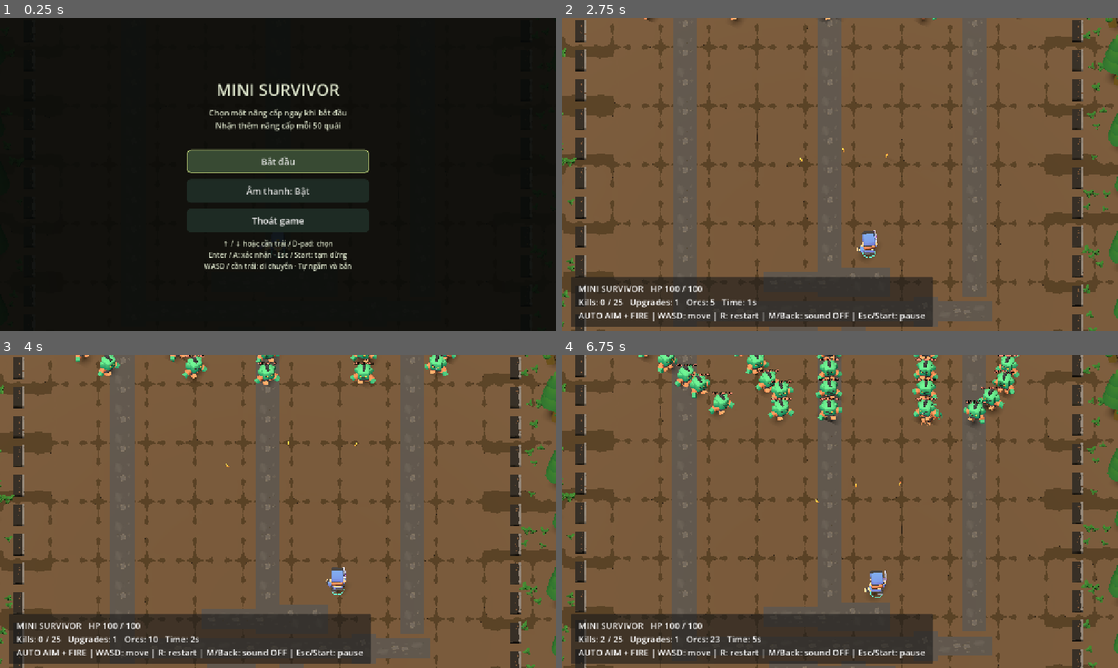
Above: before the commit, frames 1-4 (two rows, left to right).
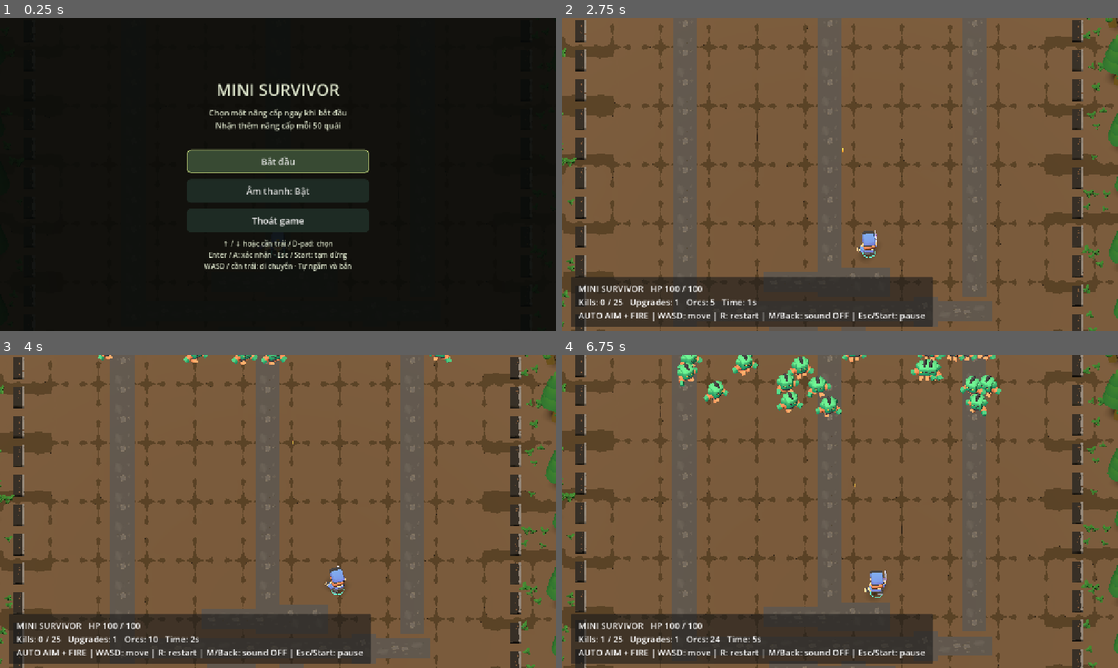
Above: after the commit, the same moments.

Repository: theduykh/mini-survivor
Game: Godot game, scene res://scenes/world.tscn
The game is run twice, just before and just after one commit, with the same random seed, the same clock (stepped at 60 frames per second) and the same inputs. Sound files missing from this copy of the repository are replaced by a short silence.
Inputs (mouse positions are in pixels of both pictures, inside the frame that each line leads up to):
- Up to frame 1 (0.25 s): no input
- Up to frame 2 (2.75 s): click "Bắt đầu" at 0.5 s; click (706, 183) at 1.25 s, where only the run before the commit has a clickable "1 • W Đạn chéo Thêm 2 viên bắ…"; tap Enter at 2 s; move the mouse to (962, 158) at 2.02 s; hold D (move_right) from 2.03 s (still down); hold M (toggle_audio) from 2.03 s (still down); click (962, 158) at 2.17 s; tap Space at 2.27 s
- Up to frame 3 (4 s): release D (move_right) at 2.75 s; release M (toggle_audio) at 2.75 s; drag from (166, 527) to (250, 574) at 2.77 s; move the mouse to (333, 442) at 3.52 s; hold D (move_right) from 3.53 s (still down); tap Keypad Enter at 3.6 s
- Up to frame 4 (6.75 s): release D (move_right) at 4.25 s; drag from (812, 574) to (673, 464) at 4.27 s; move the mouse to (1006, 558) at 5.02 s; hold A (move_left) 5.03-5.75 s; tap 3 at 5.1 s; tap Space at 5.27 s; drag from (673, 464) to (756, 433) at 5.77 s; move the mouse to (867, 511) at 6.52 s; hold S (move_back) from 6.53 s (still down); tap Enter at 6.6 s; click (867, 511) at 6.67 s

The runs differ from the first frame. In frame 2, less than 0.1% of the frame differs, in the area x 14-82%, y 0-76%; in frame 3, 1.6%; in frame 4, 5.0%, in the area x 6-83%, y 0-92%.

Commit message:
feat: implement survivor core gameplay, enemies, spawners, and world scenes

Diff:
--- a/scenes/enemy.tscn
+++ b/scenes/enemy.tscn
@@ -10,7 +10,7 @@
 
 [node name="Orc" type="CharacterBody3D"]
 collision_layer = 2
-collision_mask = 7
+collision_mask = 5
 platform_floor_layers = 1
 floor_snap_length = 0.2
 script = ExtResource("1")
@@ -23,6 +23,7 @@
 scale = Vector3(3, 3, 3)
 
 [node name="Health" type="Label3D" parent="."]
+visible = false
 position = Vector3(0, 2.7, 0)
 billboard = 1
 font_size = 40
--- a/scenes/spawner.tscn
+++ b/scenes/spawner.tscn
@@ -1,21 +1,9 @@
-[gd_scene load_steps=3 format=3]
+[gd_scene load_steps=2 format=3]
 
 [ext_resource type="Script" path="res://scripts/spawner.gd" id="1"]
-[ext_resource type="PackedScene" path="res://assets/models/kenney/mini-dungeon/Models/GLB format/wall-opening.glb" id="2"]
 
 [node name="OrcGate" type="Node3D"]
 script = ExtResource("1")
 
-[node name="Gate" parent="." instance=ExtResource("2")]
-scale = Vector3(3.5, 3.5, 3.5)
-
 [node name="SpawnPoint" type="Marker3D" parent="."]
 position = Vector3(0, 0.1, 2.0)
-
-[node name="Label" type="Label3D" parent="."]
-position = Vector3(0, 4, 0)
-billboard = 1
-font_size = 40
-pixel_size = 0.006
-modulate = Color(1, 0.7, 0.35, 1)
-text = "ORC GATE"
--- a/scenes/world.tscn
+++ b/scenes/world.tscn
@@ -23,16 +23,16 @@
 
 [sub_resource type="BoxMesh" id="GroundMesh"]
 material = SubResource("GroundMaterial")
-size = Vector3(64, 1, 96)
+size = Vector3(64, 1, 192)
 
 [sub_resource type="BoxShape3D" id="GroundShape"]
-size = Vector3(64, 1, 96)
+size = Vector3(64, 1, 192)
 
 [sub_resource type="BoxShape3D" id="BoundaryShape"]
 size = Vector3(40, 4, 0.5)
 
 [sub_resource type="BoxShape3D" id="SideBoundaryShape"]
-size = Vector3(60, 4, 0.5)
+size = Vector3(120, 4, 0.5)
 
 [node name="World" type="Node3D"]
 script = ExtResource("1_world")
@@ -60,11 +60,11 @@
 [node name="Boundaries" type="StaticBody3D" parent="."]
 
 [node name="North" type="CollisionShape3D" parent="Boundaries"]
-position = Vector3(0, 1, -30)
+position = Vector3(0, 1, -60)
 shape = SubResource("BoundaryShape")
 
 [node name="South" type="CollisionShape3D" parent="Boundaries"]
-position = Vector3(0, 1, 30)
+position = Vector3(0, 1, 60)
 shape = SubResource("BoundaryShape")
 
 [node name="East" type="CollisionShape3D" parent="Boundaries"]
--- a/scripts/enemy.gd
+++ b/scripts/enemy.gd
@@ -22,6 +22,9 @@
 
 func _ready() -> void:
 	health = max_health
+	$Health.hide()
+	for mesh in $Model.find_children("*", "GeometryInstance3D", true, false):
+		(mesh as GeometryInstance3D).cast_shadow = GeometryInstance3D.SHADOW_CASTING_SETTING_OFF
 	add_to_group("enemies")
 	_animation = $Model.find_children("*", "AnimationPlayer", true, false)[0] as AnimationPlayer
 	for name in _animation.get_animation_library_list():
@@ -52,12 +55,11 @@
 			if distance <= attack_range + 0.2 and _can_reach_player():
 				player.take_damage(damage)
 	var direction := Vector3.ZERO
-	if distance <= attack_range and _can_reach_player():
-		if _attack_cooldown <= 0.0001:
-			_attack_cooldown = attack_interval
-			_windup = attack_windup
-			_attack_lock = 0.55
-			_play(&"attack-melee-right", true)
+	if distance <= attack_range and _attack_cooldown <= 0.0001 and _can_reach_player():
+		_attack_cooldown = attack_interval
+		_windup = attack_windup
+		_attack_lock = 0.55
+		_play(&"attack-melee-right", true)
 	elif _attack_lock <= 0.0:
 		direction = _chase_direction(delta)
 		_play(&"walk")
@@ -71,18 +73,12 @@
 		velocity.y = 0.0
 	move_and_slide()
 
-func _chase_direction(delta: float) -> Vector3:
-	_path_timer -= delta
-	if _path_timer <= 0.0:
-		_path_timer = 0.4
-		_path = arena.get_chase_path(global_position, player.global_position)
-		_waypoint = 0
-	while _waypoint < _path.size():
-		var offset := _path[_waypoint] - global_position
-		offset.y = 0.0
-		if offset.length() > 0.18:
-			return offset.normalized()
-		_waypoint += 1
+func _chase_direction(_delta: float) -> Vector3:
+	var toward := player.global_position - global_position
+	toward.y = 0.0
+	var len_sq := toward.length_squared()
+	if len_sq > 0.01:
+		return toward / sqrt(len_sq)
 	return Vector3.ZERO
 
 func _can_reach_player() -> bool:
--- a/scripts/player.gd
+++ b/scripts/player.gd
@@ -34,6 +34,7 @@
 var _weapon: Node3D
 var _armed_clips: Dictionary = {}
 var current_target: CharacterBody3D
+var _aim_timer: float = 0.0
 
 @onready var visual: Node3D = $Visual
 @onready var model_slot: Node3D = $Visual/ModelSlot
@@ -170,10 +171,23 @@
 		_update_animation(Vector2(real_velocity.x, real_velocity.z).length())
 
 func _aim_nearest_enemy() -> void:
+	_aim_timer -= get_physics_process_delta_time()
+	var shot_range_sq: float = _weapon.shot_range * _weapon.shot_range
+	if is_instance_valid(current_target) and not current_target.is_queued_for_deletion() and current_target.health > 0:
+		var current_diff := current_target.global_position - global_position
+		if Vector2(current_diff.x, current_diff.z).length_squared() <= shot_range_sq:
+			if _aim_timer > 0.0:
+				_weapon.target = current_target
+				_weapon.aim_point = current_target.global_position
+				_weapon.aiming = true
+				if Vector2(current_diff.x, current_diff.z).length() > 0.01:
+					visual.global_rotation.y = atan2(current_diff.x, current_diff.z)
+				return
+	_aim_timer = 0.08
 	_weapon.aiming = false
 	_weapon.target = null
 	current_target = null
-	var nearest_distance: float = _weapon.shot_range * _weapon.shot_range
+	var nearest_distance: float = shot_range_sq
 	for enemy in get_tree().get_nodes_in_group("enemies"):
 		if enemy.is_queued_for_deletion() or enemy.health <= 0:
 			continue
--- a/scripts/spawner.gd
+++ b/scripts/spawner.gd
@@ -3,12 +3,10 @@
 var arena: Node3D
 var spawned: int = 0
 
-func _ready() -> void:
-	$Label.text = "ORC GATE"
-
 func spawn_one() -> void:
 	if arena == null or not arena.running:
 		return
 	spawned += 1
-	var spread := global_basis.x * sin(float(spawned) * 2.4) * 0.35
-	arena.spawn_enemy($SpawnPoint.global_position + spread)
+	var random_x := randf_range(-18.0, 18.0)
+	var spawn_pos := Vector3(random_x, 0.1, -27.0)
+	arena.spawn_enemy(spawn_pos)
--- a/scripts/upgrades.gd
+++ b/scripts/upgrades.gd
@@ -2,14 +2,14 @@
 ## Inspired by Archero; these values are tuned for this prototype.
 const ALL := [
 	{"id": "attack", "title": "Cường hóa", "icon": "ATK", "description": "+30% sát thương mỗi viên đạn.\nCó thể cộng dồn.", "limit": 0},
-	{"id": "haste", "title": "Bắn nhanh", "icon": "SPD", "description": "+20% tốc độ bắn.\nTối đa 5 lần.", "limit": 5},
+	{"id": "haste", "title": "Bắn nhanh", "icon": "SPD", "description": "+20% tốc độ bắn.\nTối đa 10 lần.", "limit": 10},
 	{"id": "vitality", "title": "Sinh lực", "icon": "HP+", "description": "+25 máu tối đa và hồi 25 máu.\nCó thể cộng dồn.", "limit": 0},
-	{"id": "front", "title": "Đạn đôi", "icon": "II", "description": "Bắn 2 viên song song phía trước.\nMỗi viên giữ nguyên sát thương.", "limit": 1},
-	{"id": "burst", "title": "Liên thanh", "icon": "2x", "description": "Mỗi lượt bắn thêm một loạt\nsau 0,12 giây.", "limit": 1},
+	{"id": "front", "title": "Đạn đôi", "icon": "II", "description": "Thêm 1 viên đạn bắn thẳng.\nMỗi viên giữ nguyên sát thương. Tối đa 3 lần.", "limit": 3},
+	{"id": "burst", "title": "Liên thanh", "icon": "2x", "description": "Mỗi lượt bắn thêm một loạt đạn\nsau 0,12 giây. Tối đa 3 lần.", "limit": 3},
 	{"id": "diagonal", "title": "Đạn chéo", "icon": "W", "description": "Thêm 2 viên bắn chéo hai bên\nở góc 25 độ.", "limit": 1},
-	{"id": "piercing", "title": "Đạn xuyên", "icon": ">>>", "description": "Đạn xuyên thêm 1 quái.\nTối đa 2 lần; không xuyên tường.", "limit": 2},
-	{"id": "ricochet", "title": "Đạn nảy", "icon": "RICO", "description": "Đạn nảy thêm 1 lần sang quái\ntrong 8 đơn vị. Tối đa 2 lần.", "limit": 2},
-	{"id": "critical", "title": "Chí mạng", "icon": "CRIT", "description": "+20 điểm % chí mạng x2 sát thương.\nTối đa 80% cơ hội chí mạng.", "limit": 4},
+	{"id": "piercing", "title": "Đạn xuyên", "icon": ">>>", "description": "Đạn xuyên thêm 1 quái.\nTối đa 5 lần; không xuyên tường.", "limit": 5},
+	{"id": "ricochet", "title": "Đạn nảy", "icon": "RICO", "description": "Đạn nảy thêm 1 lần sang quái\ntrong 8 đơn vị. Tối đa 5 lần.", "limit": 5},
+	{"id": "critical", "title": "Chí mạng", "icon": "CRIT", "description": "+20 điểm % chí mạng x2 sát thương.\nTối đa 100% cơ hội chí mạng.", "limit": 5},
 	{"id": "vampire", "title": "Hấp thụ", "icon": "+HP", "description": "Hồi 2 máu mỗi khi hạ quái.\nCó thể cộng dồn.", "limit": 0},
 	{"id": "agility", "title": "Nhanh nhẹn", "icon": "MOVE", "description": "+15% tốc độ di chuyển.\nTối đa 3 lần.", "limit": 3},
 ]
@@ -17,6 +17,8 @@
 static func offers(levels: Dictionary) -> Array:
 	var available: Array = []
 	for entry in ALL:
+		if entry.id == "ricochet":
+			continue # Tạm thời ẩn skill đạn nảy
 		if entry.limit == 0 or levels.get(entry.id, 0) < entry.limit:
 			available.append(entry)
 	available.shuffle()
@@ -27,16 +29,16 @@
 	match id:
 		"attack": weapon.damage = int(ceil(weapon.damage * 1.3))
 		"haste":
-			weapon.shot_interval /= 1.2
+			weapon.shot_interval = maxf(0.05, weapon.shot_interval / 1.2)
 			weapon._cooldown = minf(weapon._cooldown, weapon.shot_interval)
 		"vitality":
 			player.max_health += 25
 			player.heal(25)
-		"front": weapon.front_projectiles = 2
-		"burst": weapon.burst_count = 2
+		"front": weapon.front_projectiles += 1
+		"burst": weapon.burst_count += 1
 		"diagonal": weapon.diagonal_shots = true
 		"piercing": weapon.pierce_count += 1
 		"ricochet": weapon.ricochet_count += 1
-		"critical": weapon.critical_chance = minf(0.8, weapon.critical_chance + 0.2)
+		"critical": weapon.critical_chance = minf(1.0, weapon.critical_chance + 0.2)
 		"agility": player.speed *= 1.15
 		# Vampire healing is applied by World on each kill.
--- a/scripts/world.gd
+++ b/scripts/world.gd
@@ -1,12 +1,13 @@
 extends Node3D
 
 @export var camera_offset := Vector3(0, 0, -8)
-@export var camera_map_bounds := Rect2(-24, -36, 48, 72)
+@export var camera_map_bounds := Rect2(-24, -66, 48, 132)
 @export var camera_view_size: float = 26.0
 @export_range(0.05, 0.8, 0.01) var controller_deadzone: float = 0.2
 @export var spawn_interval: float = 1.0
 @export var show_start_menu: bool = true
 static var skip_start_once: bool = false
+const MAX_ENEMIES: int = 500
 const KILL_MILESTONES: Array[int] = [
 	0,
 	25,
@@ -50,6 +51,7 @@
 var running: bool = true
 var kills: int = 0
 var elapsed: float = 0.0
+var _hud_timer: float = 0.0
 var _navigation := AStarGrid2D.new()
 
 @onready var player: CharacterBody3D = $Player
@@ -93,7 +95,10 @@
 	camera_rig.global_position = _clamp_camera(camera_rig.global_position.lerp(target, 1.0 - exp(-8.0 * delta)))
 	if running:
 		elapsed += delta
-	_update_hud()
+	_hud_timer -= delta
+	if _hud_timer <= 0.0:
+		_hud_timer = 0.1
+		_update_hud()
 
 func _physics_process(_delta: float) -> void:
 	if Input.is_action_just_pressed("reset_player"):
@@ -121,6 +126,8 @@
 
 func _spawn_next() -> void:
 	if not running or get_tree().paused:
+		return
+	if get_tree().get_nodes_in_group("enemies").size() >= MAX_ENEMIES:
 		return
 	for gate in $Spawners.get_children():
 		gate.spawn_one()
@@ -163,8 +170,6 @@
 	else:
 		_advance_milestone()
 	enemy_max_health += 20
-	for enemy in get_tree().get_nodes_in_group("enemies"):
-		enemy.increase_max_health(20)
 	_update_spawn_delay()
 	get_tree().paused = false
 	_update_hud()
@@ -201,7 +206,7 @@
 
 func _setup_navigation() -> void:
 	# The combat floor is open; scenery sits beyond the boundary.
-	_navigation.region = Rect2i(-19, -29, 39, 59)
+	_navigation.region = Rect2i(-19, -59, 39, 119)
 	_navigation.diagonal_mode = AStarGrid2D.DIAGONAL_MODE_ONLY_IF_NO_OBSTACLES
 	_navigation.update()
 
@@ -218,7 +223,7 @@
 	return path
 
 func _walkable_cell(point: Vector3) -> Vector2i:
-	var cell := Vector2i(clampi(roundi(point.x), -19, 19), clampi(roundi(point.z), -29, 29))
+	var cell := Vector2i(clampi(roundi(point.x), -19, 19), clampi(roundi(point.z), -59, 59))
 	if not _navigation.is_point_solid(cell):
 		return cell
 	for radius in range(1, 6):
--- a/tests/balance_smoke.gd
+++ b/tests/balance_smoke.gd
@@ -26,6 +26,7 @@
 	var orc = get_nodes_in_group("enemies")[0]
 	orc.set_physics_process(false)
 	check(orc.health == 120 and orc.max_health == 120, "Spawned orcs use upgraded HP")
+	check(not orc.get_node("Health").visible, "Orc health label is hidden")
 	orc.take_damage(30)
 	world.get_node("SpawnTimer").stop()
 	var test_milestones := [25, 50, 75, 100, 150, 200, 250, 300]
@@ -39,15 +40,15 @@
 		check(paused and menu.active, "Reward opens at %d kills" % milestone)
 		menu.choose(0)
 		check(world.next_upgrade_kills == test_next[idx], "Next reward matches milestone progression")
-		check(orc.max_health == world.enemy_max_health and orc.health == orc.max_health - 30, "Alive enemies gain twenty HP without erasing prior damage")
+		check(orc.max_health == 120 and orc.health == 90, "Alive enemies retain HP without scaling on upgrade")
 		check(world.enemy_max_health == 100 + 20 * world.upgrades_chosen, "Enemy scaling matches upgrades")
 		check(is_equal_approx(world.get_node("SpawnTimer").wait_time, 1.0 - 0.05 * world.upgrades_chosen), "Spawn delay scales per upgrade")
 	var fresh = world.spawn_enemy(Vector3(10, 0.1, -25))
 	check(fresh.health == world.enemy_max_health, "New enemies inherit latest scaling")
-	check(world._navigation.region == Rect2i(-19, -29, 39, 59), "Navigation covers extended map")
-	check(world.get_chase_path(Vector3(0, 0, -27), Vector3(0, 0, 27)).size() > 50, "Paths reach both ends of longer map")
-	check(world.get_node("Ground/CollisionShape3D").shape.size == Vector3(64, 1, 96), "Ground length grows fifty percent")
-	check(world.get_node("Boundaries/North").position.z == -30 and world.get_node("Boundaries/East").shape.size.x == 60, "Collision boundaries fit forty by sixty arena")
+	check(world._navigation.region == Rect2i(-19, -59, 39, 119), "Navigation covers extended map")
+	check(world.get_chase_path(Vector3(0, 0, -57), Vector3(0, 0, 57)).size() > 100, "Paths reach both ends of longer map")
+	check(world.get_node("Ground/CollisionShape3D").shape.size == Vector3(64, 1, 192), "Ground length extended 2x")
+	check(world.get_node("Boundaries/North").position.z == -60 and world.get_node("Boundaries/East").shape.size.x == 120, "Collision boundaries fit forty by one hundred twenty arena")
 	world.free()
 	await frames(10)
 	print("BALANCE TEST: ", "FAILED" if failed else "ALL PASSED")
--- a/tests/map_smoke.gd
+++ b/tests/map_smoke.gd
@@ -22,7 +22,7 @@
 		root.size = dimensions
 		await process_frame
 		for x in [-19.0, 0.0, 19.0]:
-			for z in [-29.0, 0.0, 29.0]:
+			for z in [-59.0, 0.0, 59.0]:
 				world.camera_rig.position = world._clamp_camera(Vector3(x, 0, z) + world.camera_offset)
 				var footprint: Rect2 = world._camera_footprint()
 				footprint.position += Vector2(world.camera_rig.position.x, world.camera_rig.position.z)
Not shown, changed: AGENTS.md
Not shown, changed: docs/ARCHITECTURE.md
